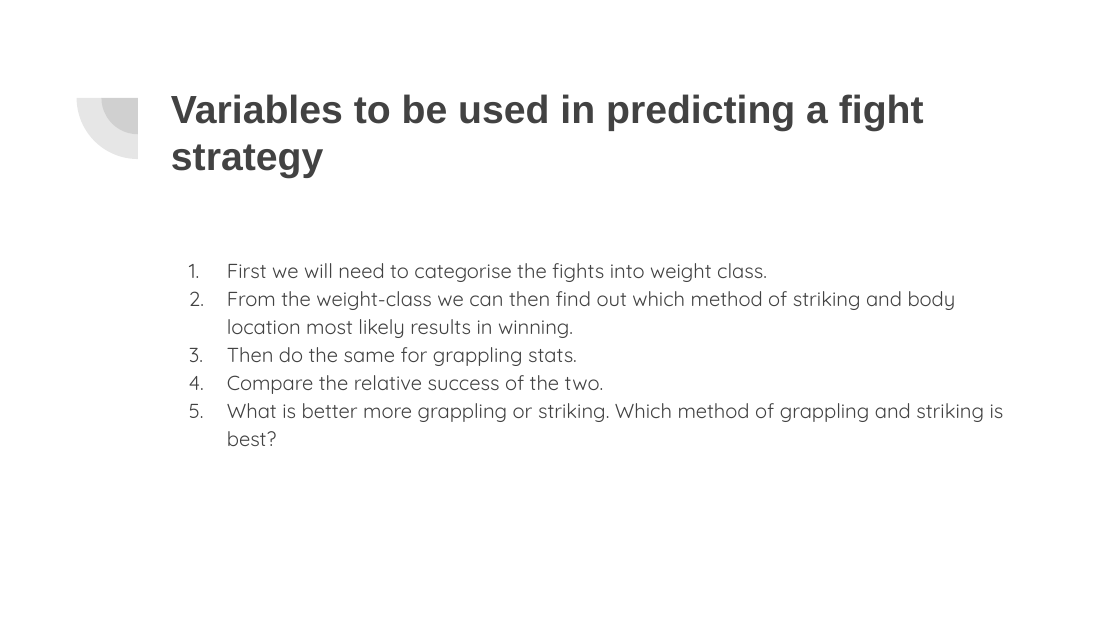
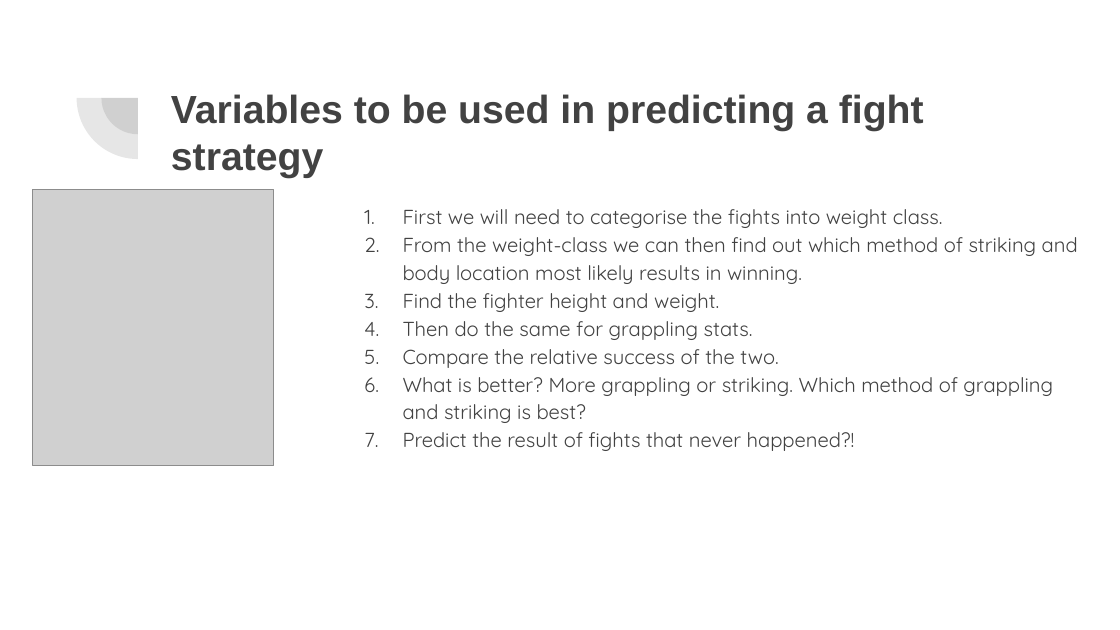
Before and after one commit to MIGUEL-LO/project_1_web_scrapping, a slide deck: slide 9 of Data Pipeline for MMA.pptx (slide 8 before the commit). Drawn at 1120x630 pixels with LibreOffice and Linux fonts; fonts in the diff are those of the drawing; grey boxes stand for pictures. Boxes give left, top, right and bottom in pixels: in the first picture for what was removed or moved away, otherwise in the second. Text is boxed around its words. In the diff, an @@ line names an element or a change of style, - is before the commit and + after.

```diff
--- a/Data Pipeline for MMA.pptx
+++ b/Data Pipeline for MMA.pptx
@@ picture added at [32,189,273,466] @@
@@ text "First we will need to ...": place and size @@
-text "First we will need to ..." at [227,263,1004,446]
+text "First we will need to ..." at [403,209,1078,451]
@@ text at [403,293,719,312]: paragraph added @@
+3. Find the fighter height and weight.
@@ text at [403,377,1053,451]: text changed @@
-5. What is better more grappling or striking. Which method of grappling and striking is best?
+6. What is better? More grappling or striking. Which method of grappling and striking is best?
+7. Predict the result of fights that never happened?!
```
Also in this commit, not shown: 6 other slides changed, 3 slides added.
